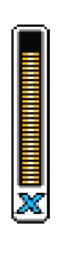
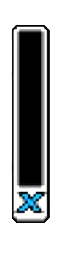
Layer changes from the first w=64, h=256 image to the second:
renamed "Layer 1" to "Layer 14", painted on it over [11, 24, 50, 224]
